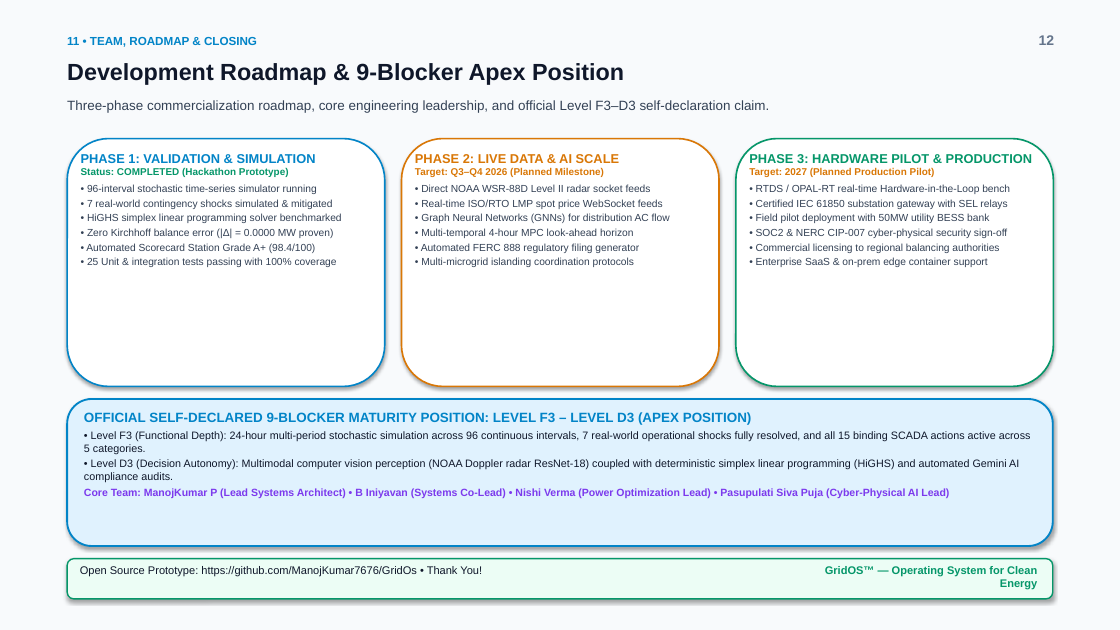
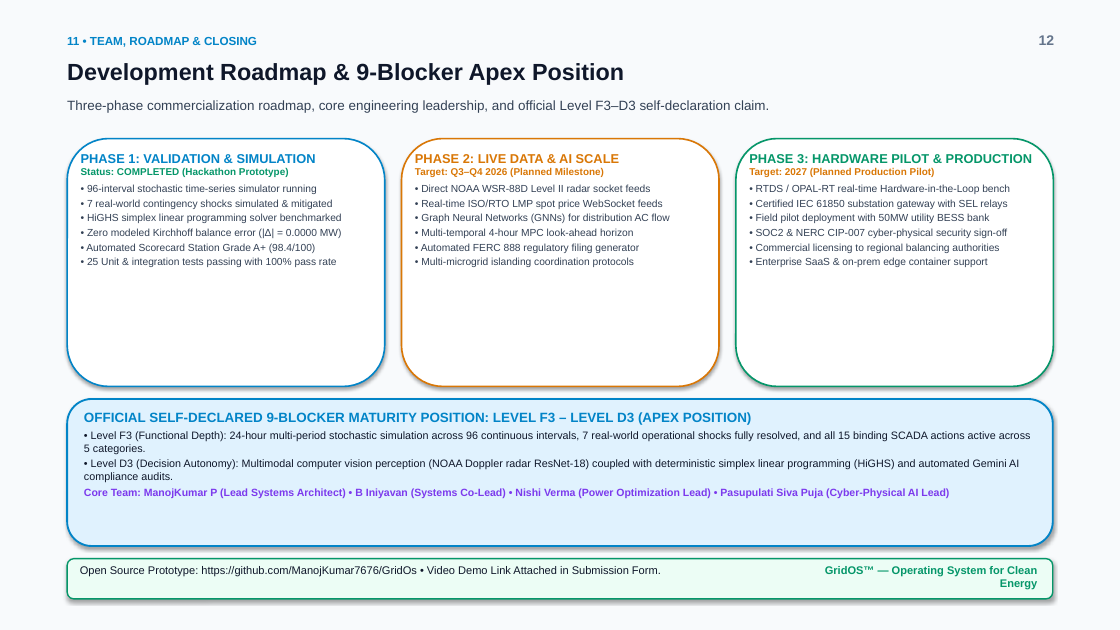
Before and after one commit to ManojKumar7676/GridOs, a slide deck: slide 12 of GridOS_Pitch_Deck.pptx. Drawn at 1120x630 pixels with LibreOffice and Linux fonts; fonts in the diff are those of the drawing. Boxes give left, top, right and bottom in pixels: in the first picture for what was removed or moved away, otherwise in the second. Text is boxed around its words. In the diff, an @@ line names an element or a change of style, - is before the commit and + after.

Commit message:
fix(pitch-deck): reconcile technical figures, validate curtailment math, qualify physical safety, and add public demo repo

```diff
--- a/GridOS_Pitch_Deck.pptx
+++ b/GridOS_Pitch_Deck.pptx
@@ text at (87,228,342,238): text changed @@
-• Zero Kirchhoff balance error (|Δ| = 0.0000 MW proven)
+• Zero modeled Kirchhoff balance error (|Δ| = 0.0000 MW)
@@ text at (87,258,337,267): text changed @@
-• 25 Unit & integration tests passing with 100% coverage
+• 25 Unit & integration tests passing with 100% pass rate
@@ text at (80,566,661,577): text changed @@
-Open Source Prototype: https://github.com/ManojKumar7676/GridOs • Thank You!
+Open Source Prototype: https://github.com/ManojKumar7676/GridOs • Video Demo Link Attached in Submission Form.
```
Also in this commit, not shown: 9 other slides changed, 3 other files.
